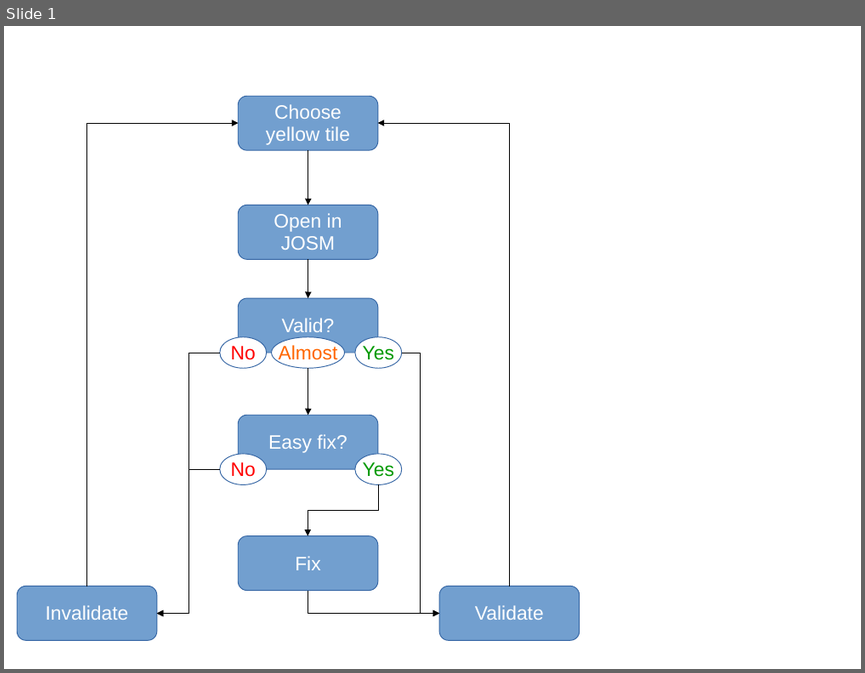
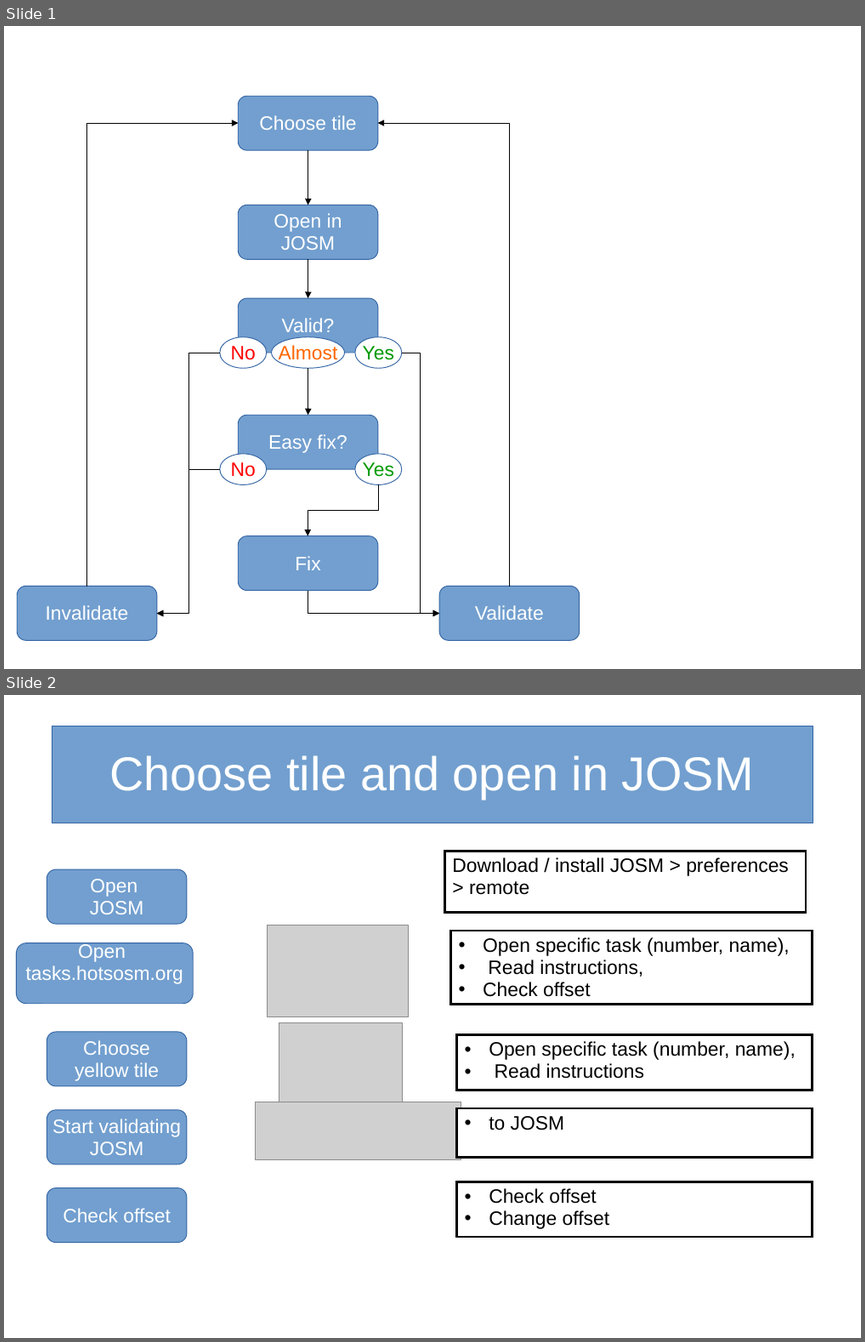
Before and after one commit to rodekruis/OSMvalidationManual, a slide deck: schema.ppt. Shown one above the other, each under a label of ours: slide 1 before the commit, slides 1 and 2 after it. The pictures are 865x673 and 865x1342 pixels, drawn with LibreOffice and Linux fonts; fonts in the diff are those of the drawing; grey boxes stand for pictures. Boxes give left, top, right and bottom in pixels: in the first picture for what was removed or moved away, otherwise in the second. Text is boxed around its words. In the diff, an @@ line names an element or a change of style, - is before the commit and + after.

```diff
--- a/schema.ppt
+++ b/schema.ppt
@@ slide 2 added at (4,695,861,1338), background #FFFFFF @@
@@ rectangle added at (52,726,812,823), fill #729FCF, outline #3465A4 0.74 pt, 44 pt, text #FFFFFF @@
+Choose tile and open in JOSM
@@ rounded rectangle added at (46,869,187,924), fill #729FCF, outline #3465A4 0.74 pt, 18 pt, text #FFFFFF @@
+Open
+JOSM
@@ rectangle added at (445,851,806,913), fill #FFFFFF, outline #000000 2.01 pt, 18 pt, text #000000 @@
+Download / install JOSM > preferences > remote
@@ rounded rectangle added at (17,943,193,1004), fill #729FCF, outline #3465A4 0.74 pt, 18 pt, text #FFFFFF @@
+Open
+tasks.hotsosm.org
@@ picture added at (268,925,409,1016) @@
@@ rectangle added at (451,930,812,1004), fill #FFFFFF, outline #000000 2.01 pt, 18 pt, text #000000 @@
+• Open specific task (number, name),
+• Read instructions,
+• Check offset
@@ picture added at (279,1022,402,1101) @@
@@ rounded rectangle added at (46,1032,187,1086), fill #729FCF, outline #3465A4 0.74 pt, 18 pt, text #FFFFFF @@
+Choose
+yellow tile
@@ rectangle added at (457,1035,812,1090), fill #FFFFFF, outline #000000 2.01 pt, 18 pt, text #000000 @@
+• Open specific task (number, name),
+• Read instructions
@@ picture added at (255,1102,461,1160) @@
@@ rounded rectangle added at (46,1110,187,1164), fill #729FCF, outline #3465A4 0.74 pt, 18 pt, text #FFFFFF @@
+Start validating
+JOSM
@@ rectangle added at (457,1108,812,1157), fill #FFFFFF, outline #000000 2.01 pt, 18 pt, text #000000 @@
+• to JOSM
@@ rounded rectangle added at (46,1188,187,1242), fill #729FCF, outline #3465A4 0.74 pt, 18 pt, text #FFFFFF @@
+Check offset
@@ rectangle added at (457,1182,812,1237), fill #FFFFFF, outline #000000 2.01 pt, 18 pt, text #000000 @@
+• Check offset
+• Change offset
@@ slide 1 changed as well @@
@@ text in rounded rectangle at (259,115,356,130): text changed @@
-Choose
-yellow tile
+Choose tile
```
Also in this commit, not shown: 4 other slides added.
